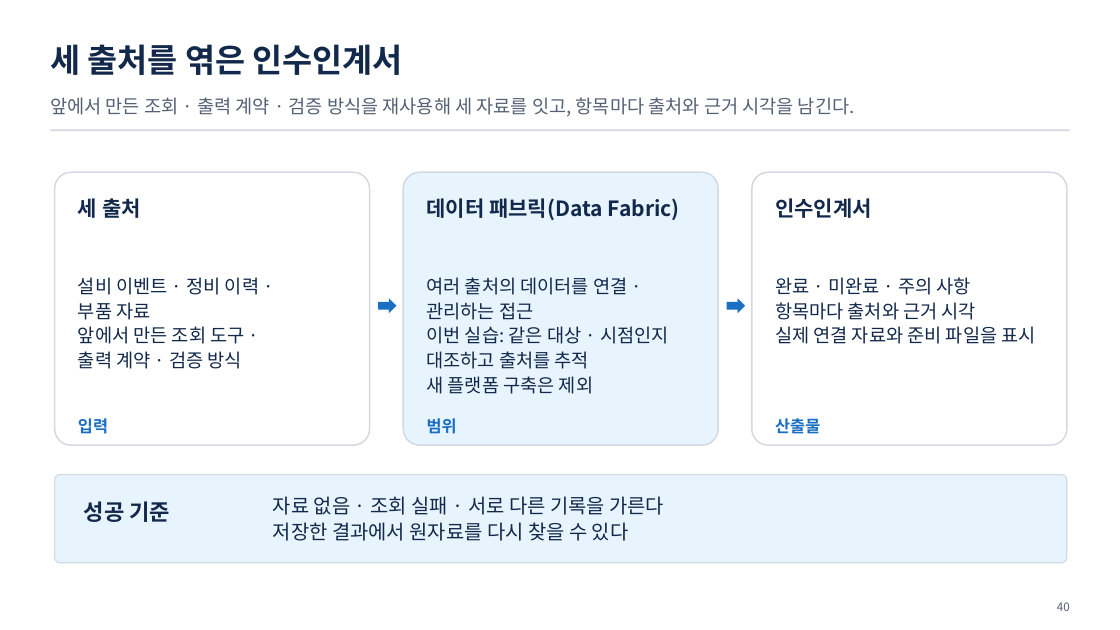
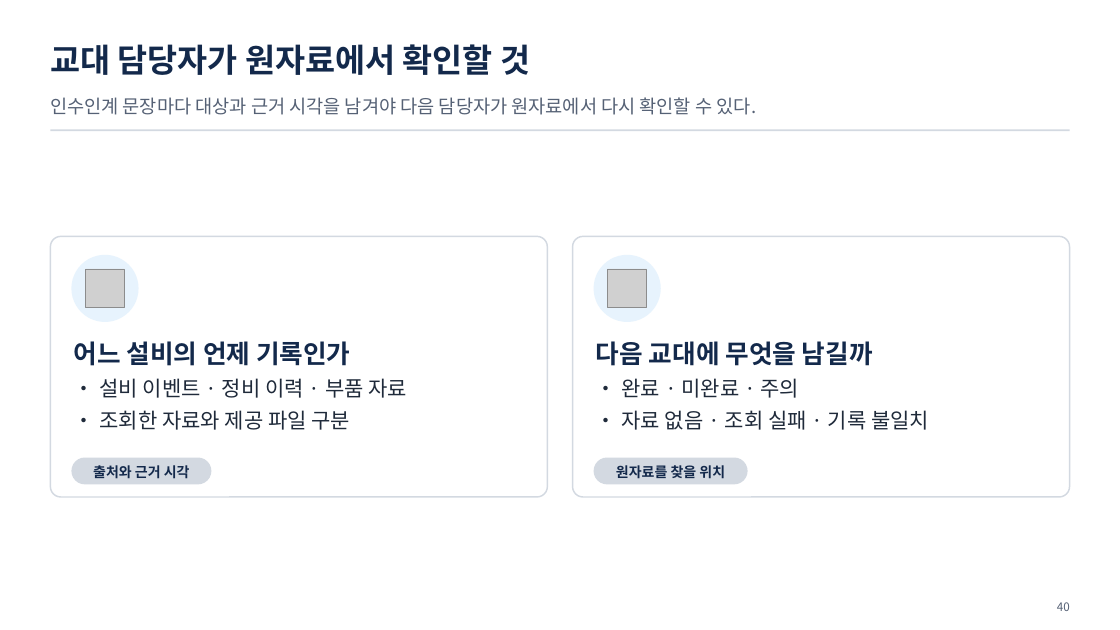
Before and after one commit to uengine-oss/hyd-iot-edu, a slide deck: slide 40 of workspace/강의제작/산출물/통합반/이론/08회차/통합반_08일차.pptx. Drawn at 1120x630 pixels with LibreOffice and Linux fonts; fonts in the diff are those of the drawing; grey boxes stand for pictures. Boxes give left, top, right and bottom in pixels: in the first picture for what was removed or moved away, otherwise in the second. Text is boxed around its words. In the diff, an @@ line names an element or a change of style, - is before the commit and + after.

Commit message:
통합반 8회차 39~40장 인수인계 소개와 온라인 01편 전체의 음성·영상 제작 입력 및 실행 명령을 확정

```diff
--- a/workspace/강의제작/산출물/통합반/이론/08회차/통합반_08일차.pptx
+++ b/workspace/강의제작/산출물/통합반/이론/08회차/통합반_08일차.pptx
@@ text at (x1=50, y1=44, x2=530, y2=75): text changed @@
-세 출처를 엮은 인수인계서
+교대 담당자가 원자료에서 확인할 것
@@ text at (x1=50, y1=97, x2=757, y2=115): text changed @@
-앞에서 만든 조회 · 출력 계약 · 검증 방식을 재사용해 세 자료를 잇고, 항목마다 출처와 근거 시각을 남긴다.
+인수인계 문장마다 대상과 근거 시각을 남겨야 다음 담당자가 원자료에서 다시 확인할 수 있다.
@@ rounded rectangle removed at (x1=403, y1=172, x2=718, y2=445) @@
@@ text removed at (x1=78, y1=198, x2=141, y2=218) @@
-세 출처
@@ text removed at (x1=427, y1=198, x2=680, y2=220) @@
-데이터 패브릭(Data Fabric)
@@ text removed at (x1=775, y1=198, x2=872, y2=218) @@
-인수인계서
@@ rounded rectangle resized from (x1=55, y1=172, x2=370, y2=445) to (x1=50, y1=236, x2=548, y2=497) @@
@@ rounded rectangle at (x1=50, y1=236, x2=548, y2=497): proportions changed @@
@@ rounded rectangle at (x1=573, y1=236, x2=1070, y2=497): proportions changed @@
@@ rounded rectangle resized from (x1=752, y1=172, x2=1067, y2=445) to (x1=573, y1=236, x2=1070, y2=497) @@
@@ ellipse added at (x1=71, y1=255, x2=139, y2=322), fill #E7F3FD @@
@@ picture added at (x1=86, y1=269, x2=124, y2=308) @@
@@ ellipse added at (x1=594, y1=255, x2=661, y2=322), fill #E7F3FD @@
@@ picture added at (x1=607, y1=269, x2=646, y2=308) @@
@@ text removed at (x1=78, y1=277, x2=259, y2=369) @@
-설비 이벤트 · 정비 이력 ·
-부품 자료
-앞에서 만든 조회 도구 ·
-출력 계약 · 검증 방식
@@ right arrow removed at (x1=378, y1=298, x2=397, y2=313) @@
@@ text removed at (x1=427, y1=277, x2=668, y2=394) @@
-여러 출처의 데이터를 연결 · 관리하는 접근
-이번 실습: 같은 대상 · 시점인지 대조하고 출처를 추적
-새 플랫폼 구축은 제외
@@ right arrow removed at (x1=727, y1=298, x2=745, y2=313) @@
@@ text removed at (x1=775, y1=277, x2=1035, y2=344) @@
-완료 · 미완료 · 주의 사항
-항목마다 출처와 근거 시각
-실제 연결 자료와 준비 파일을 표시
@@ text at (x1=74, y1=341, x2=407, y2=430): text changed; size 14 to 18 pt; text colour #1A6FC4 to #1F2A3A; bold off @@
-입력
+어느 설비의 언제 기록인가
+• 설비 이벤트 · 정비 이력 · 부품 자료
+• 조회한 자료와 제공 파일 구분
@@ text added at (x1=596, y1=341, x2=929, y2=430), 18 pt, text #1F2A3A @@
+다음 교대에 무엇을 남길까
+• 완료 · 미완료 · 주의
+• 자료 없음 · 조회 실패 · 기록 불일치
@@ text removed at (x1=427, y1=418, x2=457, y2=434) @@
-범위
@@ text removed at (x1=775, y1=418, x2=820, y2=434) @@
-산출물
@@ rounded rectangle removed at (x1=55, y1=475, x2=1067, y2=563) @@
@@ rounded rectangle added at (x1=71, y1=458, x2=212, y2=485), fill #D3D9E1 @@
@@ text added at (x1=93, y1=465, x2=190, y2=479), 12 pt, text #13294B, bold @@
+출처와 근거 시각
@@ rounded rectangle added at (x1=594, y1=458, x2=748, y2=485), fill #D3D9E1 @@
@@ text added at (x1=616, y1=465, x2=725, y2=479), 12 pt, text #13294B, bold @@
+원자료를 찾을 위치
@@ text removed at (x1=84, y1=501, x2=171, y2=522) @@
-성공 기준
@@ text removed at (x1=273, y1=496, x2=664, y2=541) @@
-자료 없음 · 조회 실패 · 서로 다른 기록을 가른다
-저장한 결과에서 원자료를 다시 찾을 수 있다
```
Also in this commit, not shown: 1 other slide changed, 12 other files.
